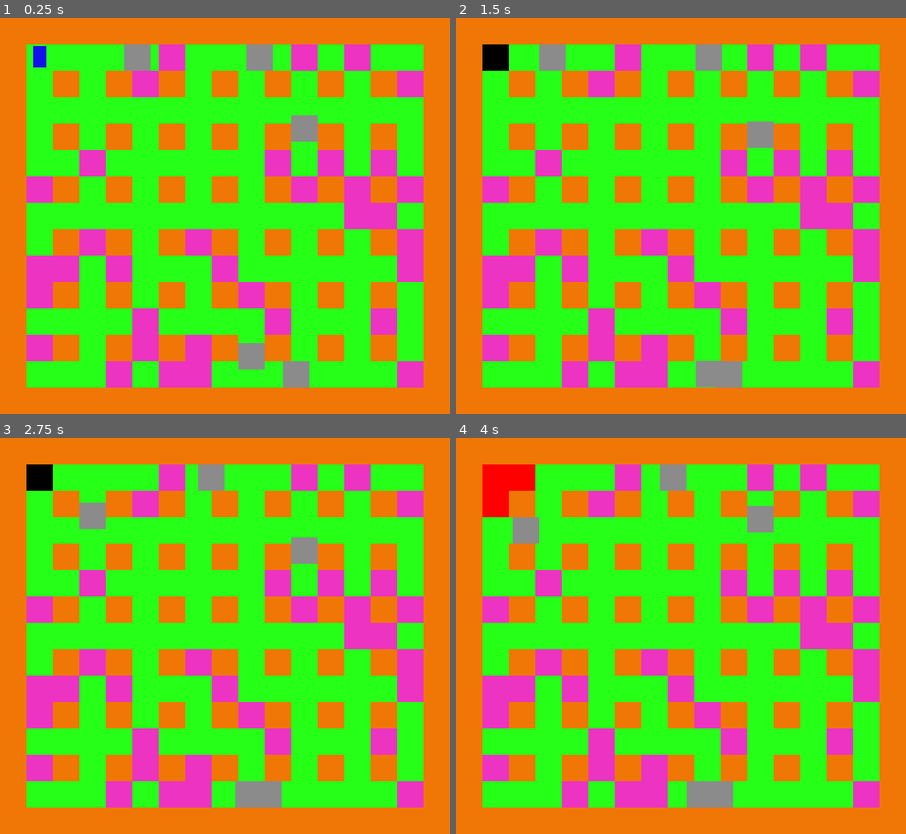
Above: before the commit, frames 1-4 (two rows, left to right).
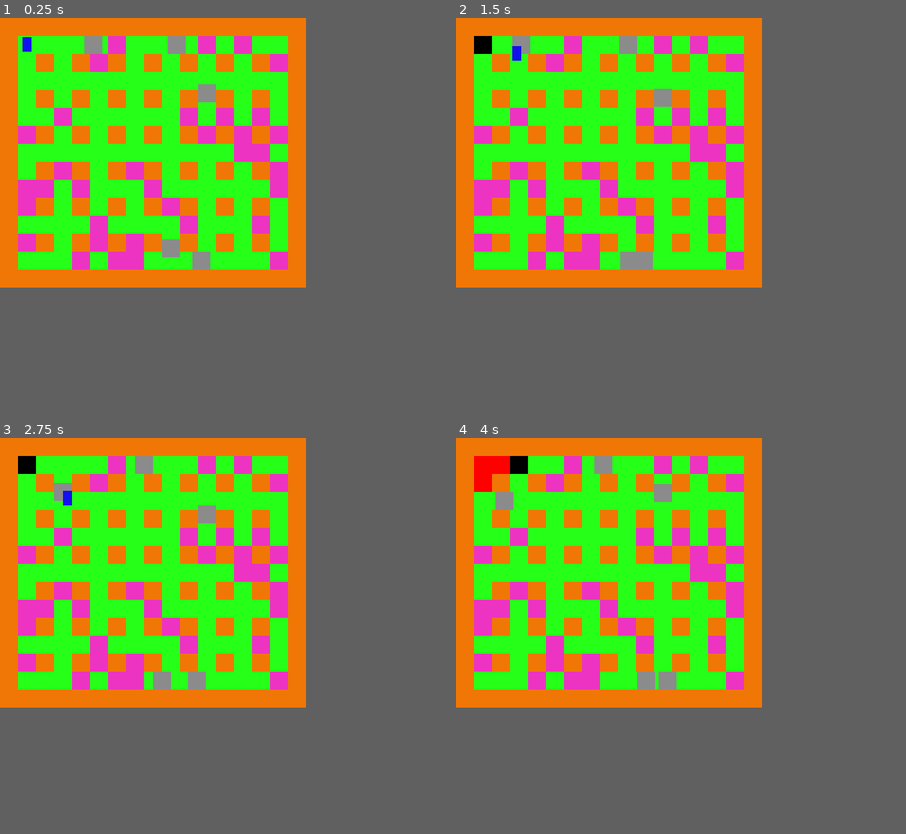
Above: after the commit, the same moments.

Repository: adrianofelix019/bomberman-clone
Game: Godot game, scene res://scenes/main_game.tscn
Two runs of this game, one before a commit and one after it. Both use one fixed random seed, a clock stepped at 60 frames per second and the inputs below.
Inputs:
- Up to frame 1 (0.25 s): no input
- Up to frame 2 (1.5 s): hold Right (ui_right) 0.53-1.28 s; hold K (place_bomb) 0.53-1.28 s; hold Down (ui_down) from 1.28 s (still down); tap K (place_bomb) at 1.35 s
- Up to frame 3 (2.75 s): release Down (ui_down) at 2.03 s; hold Right (ui_right) from 2.03 s (still down); hold K (place_bomb) from 2.03 s (still down)
- Up to frame 4 (4 s): release Right (ui_right) at 2.78 s; release K (place_bomb) at 2.78 s; hold Up (ui_up) 2.78-3.53 s; tap K (place_bomb) at 2.85 s; hold Left (ui_left) from 3.53 s (still down); hold K (place_bomb) from 3.53 s (still down)
In our replay, the window is 800x705 before the commit and 544x480 after it. These sizes can differ from the game's own. Grey fills any space a smaller window leaves; there, only what the larger window draws over its background counts as a difference.

The runs differ from the first frame. In frame 1, 56% of the frame differs, in the area x 4-95%, y 4-94%; in frame 2, 56%; in frame 3, 56%; in frame 4, 56%.

Commit message:
fix enemy collision

Diff:
--- a/project.godot
+++ b/project.godot
@@ -17,10 +17,11 @@
 
 [display]
 
-window/size/viewport_width=272
-window/size/viewport_height=240
-window/stretch/mode="canvas_items"
+window/size/viewport_width=544
+window/size/viewport_height=480
+window/stretch/mode="viewport"
 window/stretch/aspect="expand"
+window/stretch/scale=2.0
 
 [input]
 
@@ -30,6 +31,17 @@
 ]
 }
 
+[layer_names]
+
+2d_render/layer_1="World"
+2d_render/layer_2="Player"
+2d_render/layer_3="Enemy"
+2d_render/layer_4="Bomb"
+2d_physics/layer_1="World"
+2d_physics/layer_2="Player"
+2d_physics/layer_3="Enemy"
+2d_physics/layer_4="Bomb"
+
 [physics]
 
 3d/physics_engine="Jolt Physics"
--- a/scenes/bomber_guy.tscn
+++ b/scenes/bomber_guy.tscn
@@ -8,6 +8,8 @@
 
 [node name="BomberGuy" type="CharacterBody2D" unique_id=421491110 groups=["player"]]
 z_index = 2
+collision_layer = 2
+collision_mask = 3
 script = ExtResource("1_6id5c")
 
 [node name="Sprite2D" type="Sprite2D" parent="." unique_id=1102614886]
--- a/scenes/enemy.tscn
+++ b/scenes/enemy.tscn
@@ -10,6 +10,8 @@
 size = Vector2(14, 16)
 
 [node name="Enemy" type="CharacterBody2D" unique_id=972040075]
+collision_layer = 4
+collision_mask = 9
 script = ExtResource("1_md0e3")
 
 [node name="Sprite2D" type="Sprite2D" parent="." unique_id=1166761285]
--- a/scenes/explosion.tscn
+++ b/scenes/explosion.tscn
@@ -7,6 +7,8 @@
 size = Vector2(16, 16)
 
 [node name="Explosion" type="Area2D" unique_id=1409380244]
+collision_layer = 0
+collision_mask = 6
 script = ExtResource("1_nfeox")
 
 [node name="Sprite" type="Sprite2D" parent="." unique_id=1333641113]
